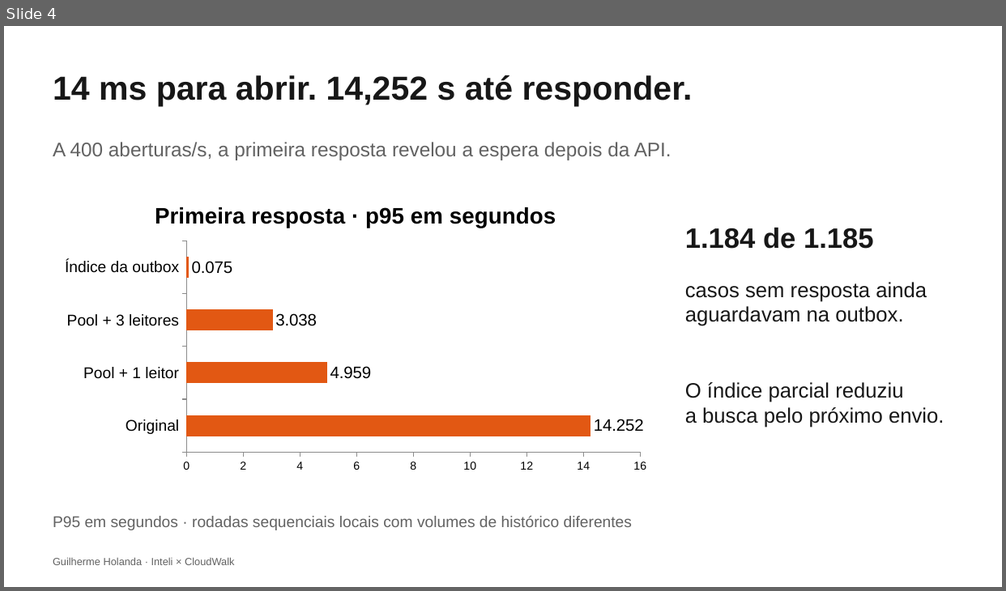
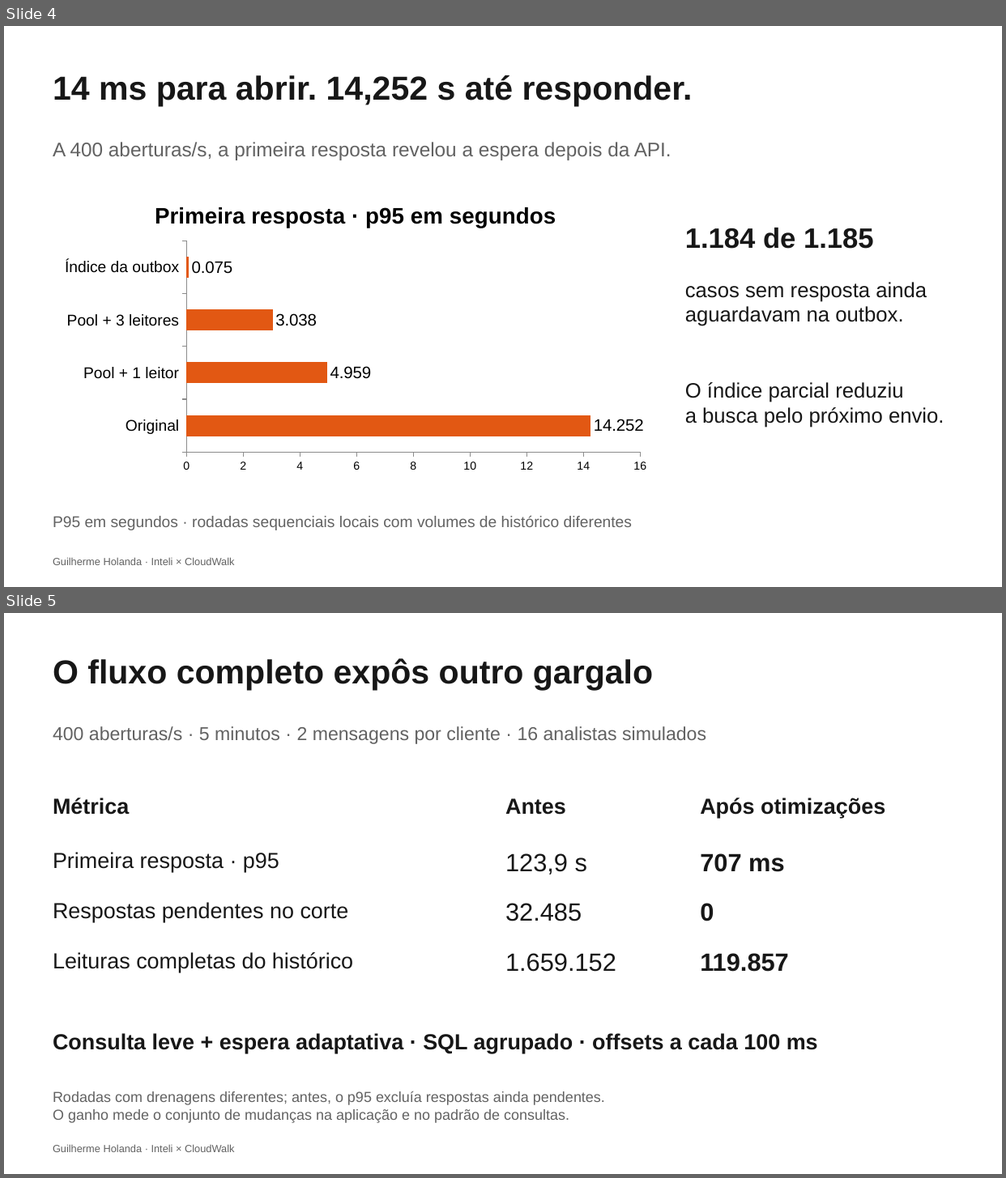
Before and after one commit to Gui0206/case-cloudwalk, a slide deck: Central-HelpDesk-Banca.pptx. Shown one above the other, each under a label of ours: slide 4 before the commit, slides 4 and 5 after it. The pictures are 1006x591 and 1006x1178 pixels, drawn with LibreOffice and Linux fonts; fonts in the diff are those of the drawing. Boxes give left, top, right and bottom in pixels: in the first picture for what was removed or moved away, otherwise in the second. Text is boxed around its words. In the diff, an @@ line names an element or a change of style, - is before the commit and + after.

```diff
--- a/Central-HelpDesk-Banca.pptx
+++ b/Central-HelpDesk-Banca.pptx
@@ slide 5 added at (x1=4, y1=613, x2=1002, y2=1174), background #FFFFFF @@
@@ text added at (x1=53, y1=658, x2=653, y2=690), 32 pt, text #171717, bold @@
+O fluxo completo expôs outro gargalo
@@ text added at (x1=53, y1=726, x2=706, y2=744), 18 pt, text #626262 @@
+400 aberturas/s · 5 minutos · 2 mensagens por cliente · 16 analistas simulados
@@ text added at (x1=53, y1=798, x2=129, y2=815), 21 pt, text #171717, bold @@
+Métrica
@@ text added at (x1=505, y1=798, x2=566, y2=815), 21 pt, text #171717, bold @@
+Antes
@@ text added at (x1=700, y1=798, x2=885, y2=818), 21 pt, text #171717, bold @@
+Após otimizações
@@ text added at (x1=53, y1=852, x2=279, y2=872), 21 pt, text #171717 @@
+Primeira resposta · p95
@@ text added at (x1=505, y1=854, x2=587, y2=875), 24 pt, text #171717 @@
+123,9 s
@@ text added at (x1=700, y1=854, x2=785, y2=872), 24 pt, text #171717, bold @@
+707 ms
@@ text added at (x1=53, y1=902, x2=349, y2=922), 21 pt, text #171717 @@
+Respostas pendentes no corte
@@ text added at (x1=505, y1=903, x2=582, y2=922), 24 pt, text #171717 @@
+32.485
@@ text added at (x1=700, y1=903, x2=714, y2=922), 24 pt, text #171717, bold @@
+0
@@ text added at (x1=53, y1=952, x2=353, y2=973), 21 pt, text #171717 @@
+Leituras completas do histórico
@@ text added at (x1=505, y1=953, x2=616, y2=972), 24 pt, text #171717 @@
+1.659.152
@@ text added at (x1=700, y1=953, x2=789, y2=972), 24 pt, text #171717, bold @@
+119.857
@@ text added at (x1=53, y1=1033, x2=818, y2=1054), 21 pt, text #171717, bold @@
+Consulta leve + espera adaptativa · SQL agrupado · offsets a cada 100 ms
@@ text added at (x1=53, y1=1092, x2=605, y2=1123), 14 pt, text #626262 @@
+Rodadas com drenagens diferentes; antes, o p95 excluía respostas ainda pendentes.
+O ganho mede o conjunto de mudanças na aplicação e no padrão de consultas.
@@ text added at (x1=53, y1=1144, x2=234, y2=1152), 10 pt, text #626262 @@
+Guilherme Holanda · Inteli × CloudWalk
```
Also in this commit, not shown: 4 slides changed, 1 slide removed, 1 other file.
